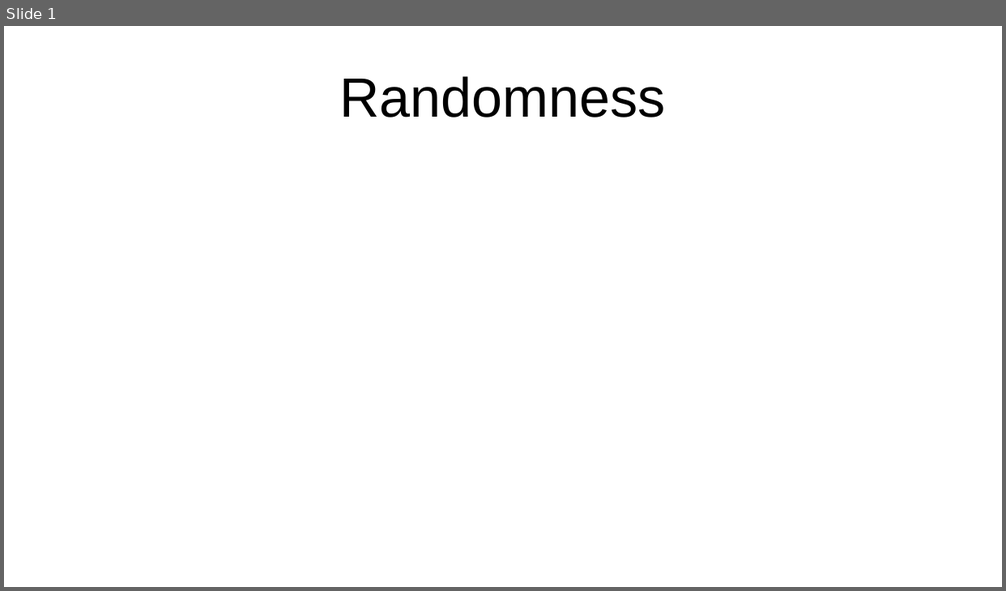
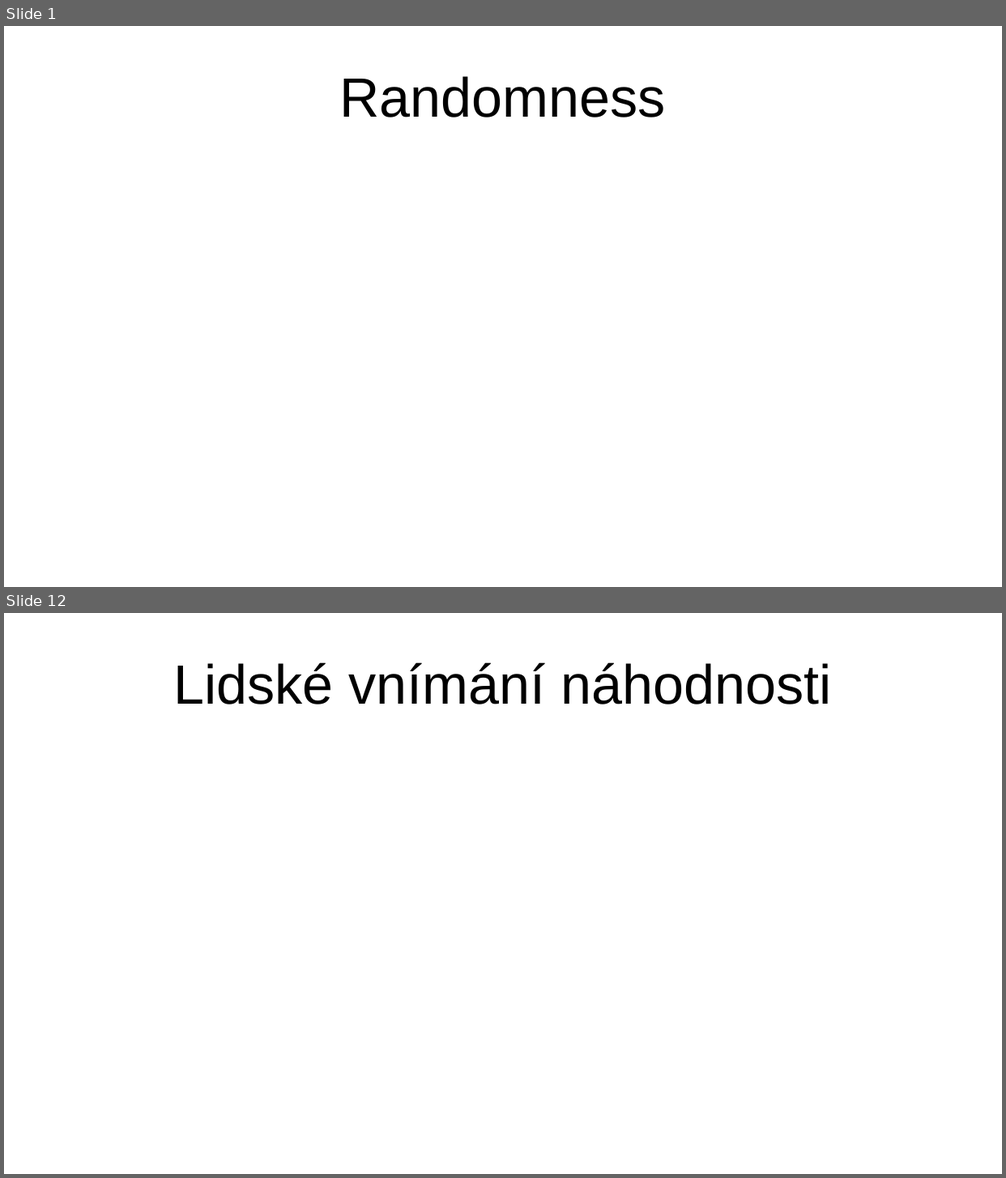
Before and after one commit to hruboson/UTB-PO-RAND, a slide deck: presentation.pptx. Shown one above the other, each under a label of ours: slide 1 before the commit, slides 1 and 12 after it; the slides between them are not shown. The pictures are 1006x591 and 1006x1178 pixels, drawn with LibreOffice and Linux fonts; fonts in the diff are those of the drawing. Boxes give left, top, right and bottom in pixels: in the first picture for what was removed or moved away, otherwise in the second. Text is boxed around its words. In the diff, an @@ line names an element or a change of style, - is before the commit and + after.

```diff
--- a/presentation.pptx
+++ b/presentation.pptx
@@ slide 12 added at (x1=4, y1=613, x2=1002, y2=1174), background #FFFFFF @@
@@ title added at (x1=173, y1=662, x2=831, y2=705), 44 pt, text #000000 @@
+Lidské vnímání náhodnosti
```
Also in this commit, not shown: 10 other slides added.
